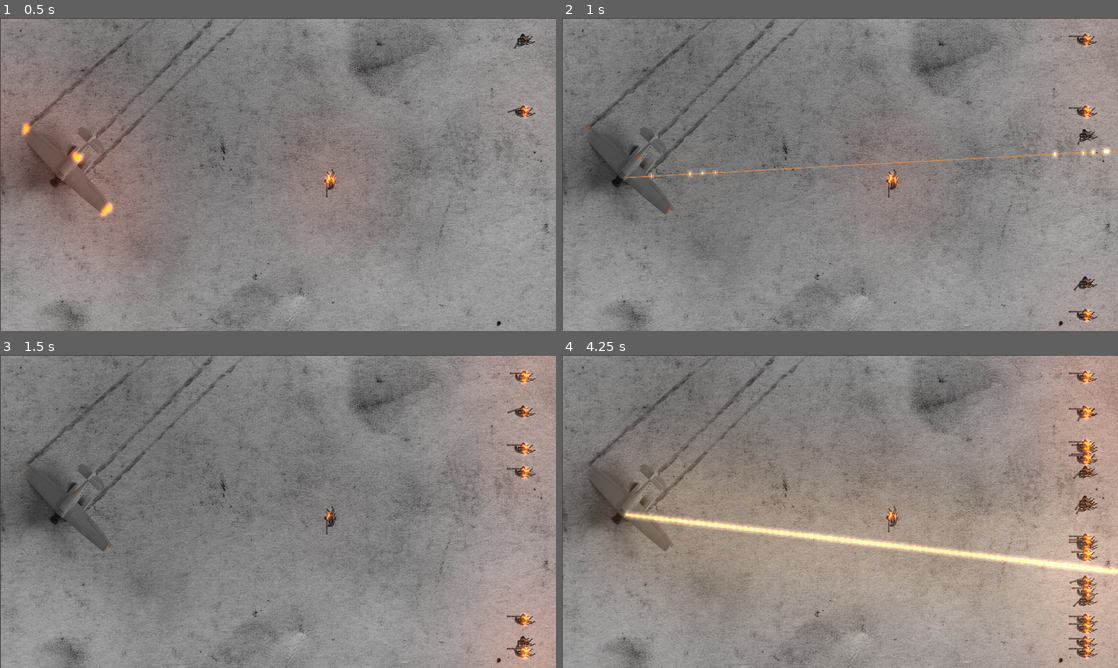
Above: before the commit, frames 1-4 (two rows, left to right).
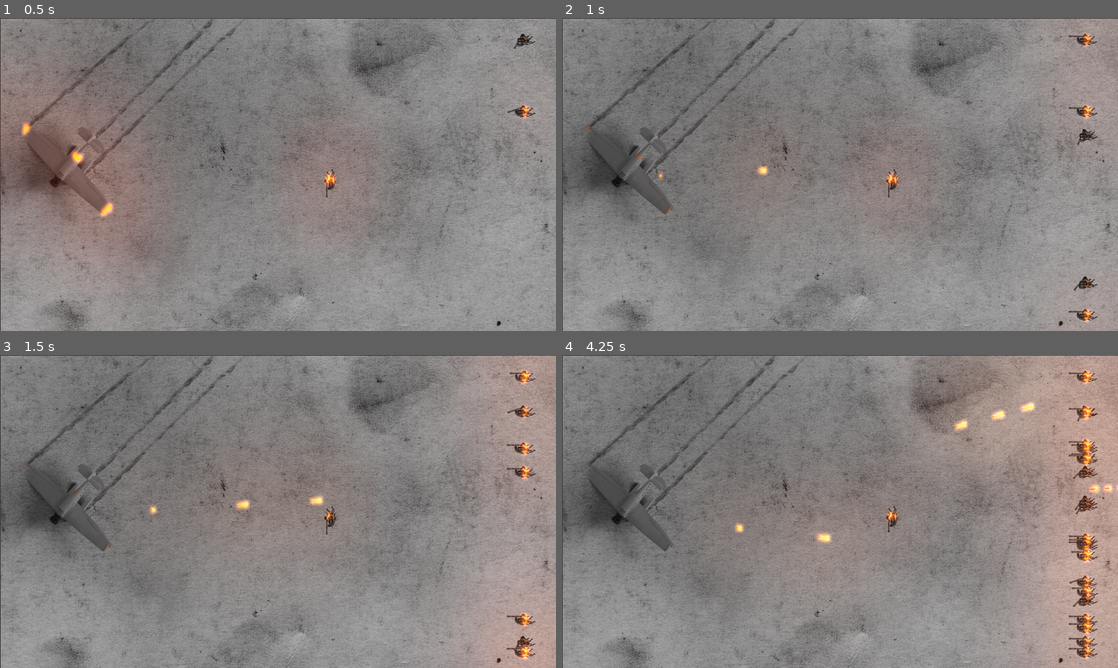
Above: after the commit, the same moments.

Repository: YuriNikolai/StrangeWinds
Game: Godot game, scene res://scripts/main.tscn
Two runs of this game, one before a commit and one after it. Both use one fixed random seed, a clock stepped at 60 frames per second and the inputs below.
Inputs (mouse positions are in pixels of both pictures, inside the frame that each line leads up to):
- Up to frame 1 (0.5 s): no input
- Up to frame 2 (1 s): move the mouse to (962, 158) at 0.52 s; press the mouse at (962, 158) at 0.53 s
- Up to frame 3 (1.5 s): move the mouse to (166, 527) at 1.27 s; release the mouse at (166, 527) at 1.28 s; click (166, 527) at 1.35 s
- Up to frame 4 (4.25 s): move the mouse to (895, 442) at 2.02 s; press the mouse at (895, 442) at 2.03 s; move the mouse to (812, 574) at 2.77 s; release the mouse at (812, 574) at 2.78 s; click (812, 574) at 2.85 s; move the mouse to (1006, 558) at 3.52 s; press the mouse at (1006, 558) at 3.53 s

Frame 1 is identical in both runs. In frame 2, 0.6% of the frame differs, in the area x 11-100%, y 41-52%; in frame 3, 0.2%; in frame 4, 19%, in the area x 9-100%, y 14-82%.

Commit message:
folder structure

Diff:
--- a/InputController.gd
+++ /dev/null
@@ -1,7 +0,0 @@
-extends Node
-
-onready var weapon = get_parent().get_node("Weapon")
-
-func _process(_delta):
-	if Input.is_action_pressed("fire") and weapon.can_fire:
-		weapon.fire()
--- a/flare.gd
+++ /dev/null
@@ -1,13 +0,0 @@
-extends RigidBody2D
-
-export var flare_lifetime = 4
-onready var _animated_sprite = $AnimatedSprite
-
-#Make anim start on a consistent frame
-func _ready():
-	_animated_sprite.frame = 0
-
-func _process(_delta):
-
-	yield(get_tree().create_timer(flare_lifetime), "timeout")
-	queue_free()
--- a/PlaneLights.tscn
+++ b/scenes/PlaneLights.tscn
@@ -1,6 +1,6 @@
 [gd_scene load_steps=4 format=2]
 
-[ext_resource path="res://gfx/plane_lights.png" type="Texture" id=1]
+[ext_resource path="res://gfx/plane/plane_lights.png" type="Texture" id=1]
 [ext_resource path="res://scripts/PlaneLights.gd" type="Script" id=2]
 
 [sub_resource type="Environment" id=1]
--- a/enemies/artilect.tscn
+++ b/scenes/artilect.tscn
@@ -1,8 +1,8 @@
 [gd_scene load_steps=8 format=2]
 
-[ext_resource path="res://gfx/artilect-frames.png" type="Texture" id=1]
+[ext_resource path="res://gfx/enemies/artilect-frames.png" type="Texture" id=1]
 [ext_resource path="res://scripts/artilect.gd" type="Script" id=2]
-[ext_resource path="res://gfx/artilect-light.png" type="Texture" id=3]
+[ext_resource path="res://gfx/enemies/artilect-light.png" type="Texture" id=3]
 
 [sub_resource type="CapsuleShape2D" id=34]
 radius = 18.0
--- a/main.tscn
+++ b/scenes/main.tscn
@@ -1,16 +1,17 @@
 [gd_scene load_steps=15 format=2]
 
-[ext_resource path="res://gfx/ground.png" type="Texture" id=1]
-[ext_resource path="res://gfx/plane.png" type="Texture" id=2]
-[ext_resource path="res://gfx/tracks.png" type="Texture" id=3]
+[ext_resource path="res://gfx/world/ground.png" type="Texture" id=1]
+[ext_resource path="res://gfx/plane/plane.png" type="Texture" id=2]
+[ext_resource path="res://gfx/plane/tracks.png" type="Texture" id=3]
 [ext_resource path="res://Player.gd" type="Script" id=4]
-[ext_resource path="res://gfx/plane_shadow.png" type="Texture" id=5]
+[ext_resource path="res://gfx/plane/plane_shadow.png" type="Texture" id=5]
 [ext_resource path="res://artilect.tscn" type="PackedScene" id=6]
 [ext_resource path="res://Weapon.gd" type="Script" id=7]
 [ext_resource path="res://flare.tscn" type="PackedScene" id=8]
-[ext_resource path="res://InputController.gd" type="Script" id=9]
+[ext_resource path="res://scripts/InputController.gd" type="Script" id=9]
 [ext_resource path="res://Spawner.gd" type="Script" id=10]
-[ext_resource path="res://gfx/plane_lights.png" type="Texture" id=11]
+[ext_resource path="res://gfx/plane/plane_lights.png" type="Texture" id=11]
+
 
 [sub_resource type="RectangleShape2D" id=1]
 extents = Vector2( 171, 565.75 )
--- a/scripts/InputController.gd
+++ b/scripts/InputController.gd
@@ -2,7 +2,6 @@
 
 onready var weapon = get_parent().get_node("Weapon")
 
-func _process(delta):
+func _process(_delta):
 	if Input.is_action_pressed("fire") and weapon.can_fire:
 		weapon.fire()
-		owner.get_node("Plane").hit(100)
--- a/scripts/Weapon.gd
+++ b/scripts/Weapon.gd
@@ -72,7 +72,7 @@
 func multi_scan(): #Scans all colliders, up to max_pen. Returns an array with all colliders.
 				   #Last element of array is the last collision point. If colliding with less than max_pen, last element will be 0,0.
 	var colliders = []
-	for i in range(0, max_pen):
+	for _i in range(0, max_pen):
 		if raycast.get_collider() == null:
 			break
 		else:
--- a/scripts/flare.gd
+++ b/scripts/flare.gd
@@ -1,13 +1,10 @@
 extends RigidBody2D
 
-export var flare_lifetime = 4
 onready var _animated_sprite = $AnimatedSprite
 
 #Make anim start on a consistent frame. Keep it at 8 FPS on the editor
 func _ready():
 	_animated_sprite.frame = 0
 
-func _process(_delta):
-
-	yield(get_tree().create_timer(flare_lifetime), "timeout")
+func _on_LifeTimer_timeout():
 	queue_free()
--- a/scripts/main.tscn
+++ b/scripts/main.tscn
@@ -1,16 +1,15 @@
 [gd_scene load_steps=17 format=2]
 
-[ext_resource path="res://gfx/ground.png" type="Texture" id=1]
-[ext_resource path="res://gfx/plane.png" type="Texture" id=2]
-[ext_resource path="res://gfx/tracks.png" type="Texture" id=3]
-[ext_resource path="res://gfx/plane_shadow.png" type="Texture" id=4]
+[ext_resource path="res://gfx/world/ground.png" type="Texture" id=1]
+[ext_resource path="res://gfx/plane/plane.png" type="Texture" id=2]
+[ext_resource path="res://gfx/plane/tracks.png" type="Texture" id=3]
+[ext_resource path="res://gfx/plane/plane_shadow.png" type="Texture" id=4]
 [ext_resource path="res://scripts/Weapon.gd" type="Script" id=5]
-[ext_resource path="res://scripts/InputController.gd" type="Script" id=6]
 [ext_resource path="res://scripts/Spawner.gd" type="Script" id=7]
 [ext_resource path="res://scripts/Player.gd" type="Script" id=8]
 [ext_resource path="res://weapons/projectiles/flare.tscn" type="PackedScene" id=9]
-[ext_resource path="res://enemies/artilect.tscn" type="PackedScene" id=10]
-[ext_resource path="res://gfx/plane_lights.png" type="Texture" id=11]
+[ext_resource path="res://scenes/artilect.tscn" type="PackedScene" id=10]
+[ext_resource path="res://gfx/plane/plane_lights.png" type="Texture" id=11]
 [ext_resource path="res://scripts/PlaneLights.gd" type="Script" id=12]
 [ext_resource path="res://scripts/Plane.gd" type="Script" id=13]
 
@@ -29,6 +28,17 @@
 adjustment_enabled = true
 adjustment_brightness = 0.77
 adjustment_saturation = 1.03
+
+[sub_resource type="GDScript" id=6]
+script/source = "extends Node
+
+onready var weapon = get_parent().get_node(\"Weapon\")
+
+func _process(delta):
+	if Input.is_action_pressed(\"fire\") and weapon.can_fire:
+		weapon.fire()
+		owner.get_node(\"Plane\").hit(100)
+"
 
 [sub_resource type="RectangleShape2D" id=5]
 extents = Vector2( 171, 565.75 )
@@ -91,13 +101,12 @@
 }
 
 [node name="InputController" type="Node" parent="Player"]
-script = ExtResource( 6 )
+script = SubResource( 6 )
 
 [node name="Weapon" type="Node2D" parent="Player"]
 script = ExtResource( 5 )
 rof = 3.0
 damage = 1.0
-is_hitscan = true
 muzzle_vel = 1300
 penetrates = true
 max_pen = 3
@@ -135,5 +144,4 @@
 [node name="PathFollow2D" type="PathFollow2D" parent="Path2D"]
 position = Vector2( 963, 193 )
 
-[connection signal="tween_completed" from="Plane/Tween" to="Plane/PlaneLights" method="_on_Tween_tween_completed"]
 [connection signal="timeout" from="Spawner/Timer" to="Spawner" method="_on_Timer_timeout"]
--- a/weapons/projectiles/flare.tscn
+++ b/weapons/projectiles/flare.tscn
@@ -82,4 +82,11 @@
 scale = Vector2( 0.1, 0.1 )
 frames = SubResource( 2 )
 animation = "flare"
+frame = 8
 playing = true
+
+[node name="LifeTimer" type="Timer" parent="."]
+wait_time = 4.0
+autostart = true
+
+[connection signal="timeout" from="LifeTimer" to="." method="_on_LifeTimer_timeout"]
Renamed: gfx/artilect-frames.png -> gfx/enemies/artilect-frames.png
Not shown, changed: gfx/enemies/artilect-frames.png.import
Renamed: gfx/artilect-light.png -> gfx/enemies/artilect-light.png
Not shown, changed: gfx/enemies/artilect-light.png.import
Renamed: gfx/smokecloud1.png -> gfx/fx/smokecloud1.png
Not shown, changed: gfx/fx/smokecloud1.png.import
Renamed: gfx/smokecloud2.png -> gfx/fx/smokecloud2.png
Not shown, changed: gfx/fx/smokecloud2.png.import
Renamed: gfx/plane.png -> gfx/plane/plane.png
Not shown, changed: gfx/plane/plane.png.import
Renamed: gfx/plane_lights.png -> gfx/plane/plane_lights.png
Not shown, changed: gfx/plane/plane_lights.png.import
(and 10 more such lines)
